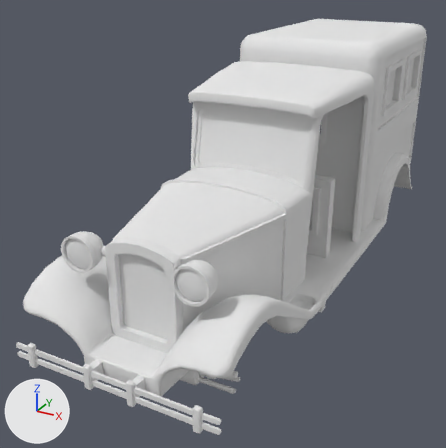
Before and after pictures for a commit that changed the FBX model Assets/3Dmodels/3Dmodels_Vehicles/3Dmodels_Vehicles_Cars/3Dmodel_Vehicle_Car_Police/3Dmodel_Vehicle_Car_Police.fbx.
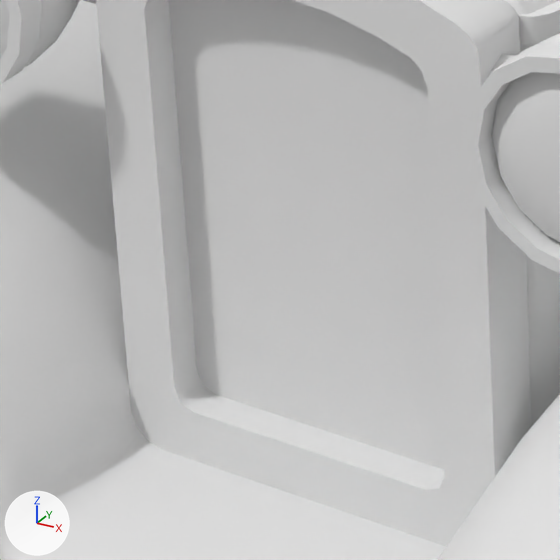
Each version appears first whole from a 50 mm lens placed at (2.42, -5.51, 3.31), pointed at (-0.39, -0.4, 0.75), and next in a close-up on the part from 20% to 42% of the width and 57% to 79% of the height. Every picture has the same lights, and +X, +Y and +Z are marked at lower left. The first two pictures are the older version. Where no turn or scale is listed for an object, it has been applied to the vertices. Vertices at exactly the same position are counted once.

Script lines for the objects in view, before the commit:
```python
me_vehicle_car_police_base = bpy.data.meshes.new('Vehicle_Car_Police_Base')
me_vehicle_car_police_base.from_pydata(...)  # 3526 vertices, 3517 faces; spans x -0.9..0.9, y -2.8..2.83, z 0.25..2.5
# faces by material slot: [3515, 2]
me_vehicle_car_police_base.materials.append(mat_material_vehicle_car_police)  # white #e7e7e7
me_vehicle_car_police_base.materials.append(mat_material_vehicle_car_police_window)  # white #e7e7e7
ob_vehicle_car_police_base = bpy.data.objects.new('Vehicle_Car_Police_Base', me_vehicle_car_police_base)
ob_vehicle_car_police_base.location = (0.0, 0.0, 0.0)
```
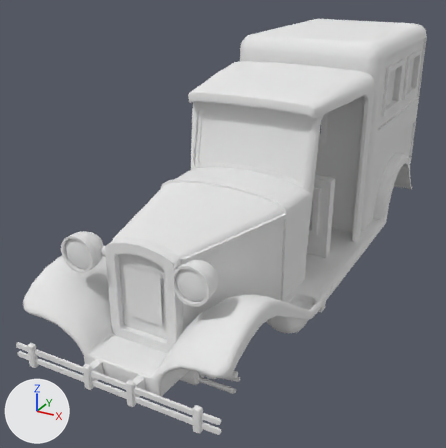
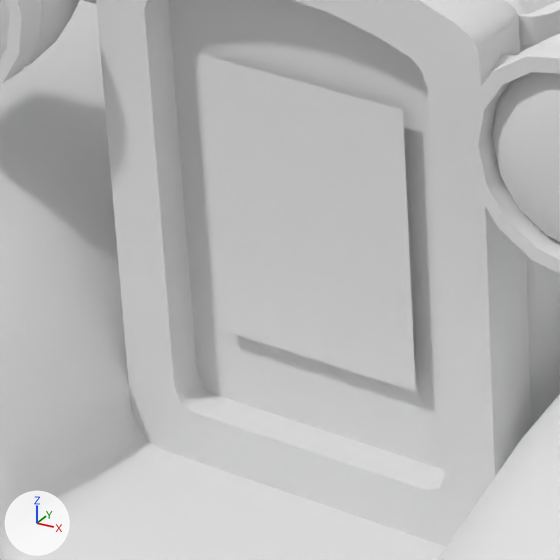
Commit message: Updated car models

Pixel boxes [x1, y1, x2, y2] of what changed, in the close-ups (560 x 560 px):
part 1 of me_vehicle_car_police_base, added: after [199, 54, 416, 392]

Diff of the bpy script that builds the scene:
```diff
--- a/Assets/3Dmodels/3Dmodels_Vehicles/3Dmodels_Vehicles_Cars/3Dmodel_Vehicle_Car_Police/3Dmodel_Vehicle_Car_Police.fbx.py
+++ b/Assets/3Dmodels/3Dmodels_Vehicles/3Dmodels_Vehicles_Cars/3Dmodel_Vehicle_Car_Police/3Dmodel_Vehicle_Car_Police.fbx.py
@@ me_vehicle_car_police_base @@
 # used by ob_vehicle_car_police_base; location = (0.0, 0.0, 0.0)
-me_vehicle_car_police_base.from_pydata(...)  # 3526 vertices, 3517 faces; spans x -0.9..0.9, y -2.8..2.83, z 0.25..2.5
+me_vehicle_car_police_base.from_pydata(...)  # 3532 vertices, 3519 faces; spans x -0.9..0.9, y -2.8..2.83, z 0.25..2.5
+# me_vehicle_car_police_base part 1: the loose piece of 6 vertices spanning x -0.55..0.55, y -0.64..-0.54, z 1.43..1.95 is copied, and the copy is scaled about its middle by (0.291, 0, 0.793), then moved by (0.0, -1.73, -0.7), in mat_material_vehicle_car_police (white #e7e7e7); it spans x -0.16..0.16, y -2.32, z 0.79..1.2
 me_vehicle_car_police_base.materials.append(mat_material_vehicle_car_police)
```
